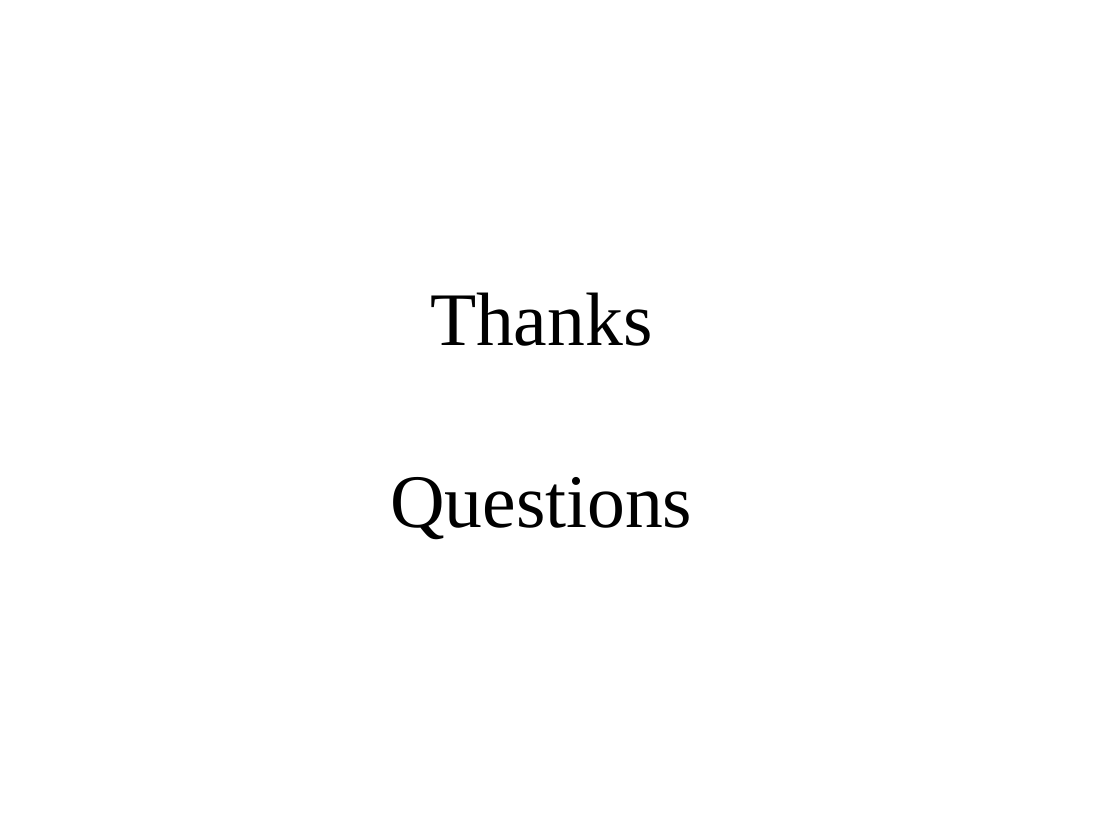
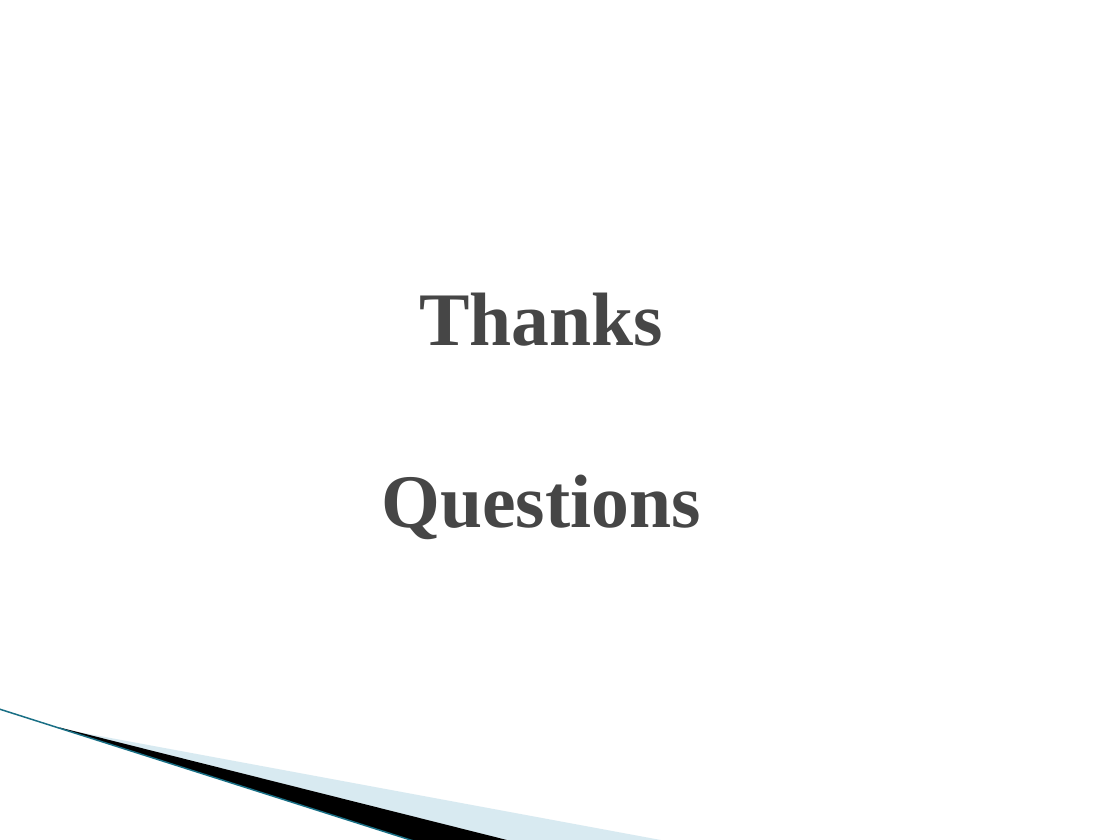
Before and after one commit to mayusuf/Customer-base-global-retail-bank, a slide deck: slide 9 of visual_presentation.pptx. Drawn at 1120x840 pixels with LibreOffice and Linux fonts; fonts in the diff are those of the drawing; background and template pictures are left out. Boxes give left, top, right and bottom in pixels: in the first picture for what was removed or moved away, otherwise in the second. Text is boxed around its words. In the diff, an @@ line names an element or a change of style, - is before the commit and + after.

```diff
--- a/visual_presentation.pptx
+++ b/visual_presentation.pptx
@@ title "Thanks Questions" at (x1=382, y1=292, x2=701, y2=540): text colour #000000 to #464646, bold on @@
@@ line added from (0, 709) to (416, 840), #97C5D8 0.95 pt @@
@@ freeform shape added at (x1=59, y1=727, x2=512, y2=840), fill #000000 @@
@@ freeform shape added at (x1=62, y1=728, x2=666, y2=840), fill #A0CBDC at 40% opacity @@
```
Also in this commit, not shown: 8 other slides changed.
